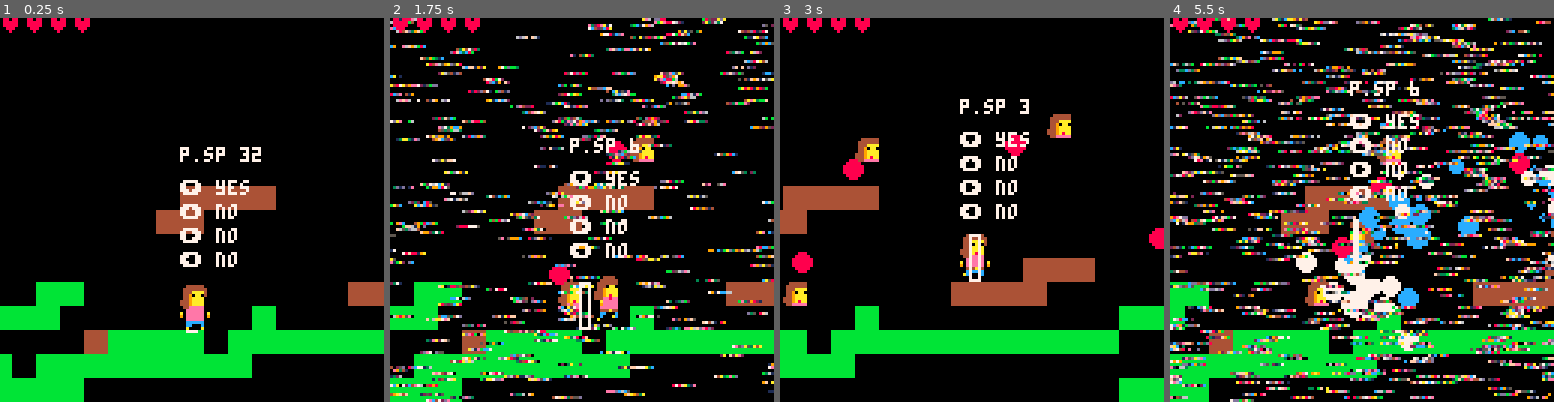
Above: before the commit, frames 1-4 (left to right).
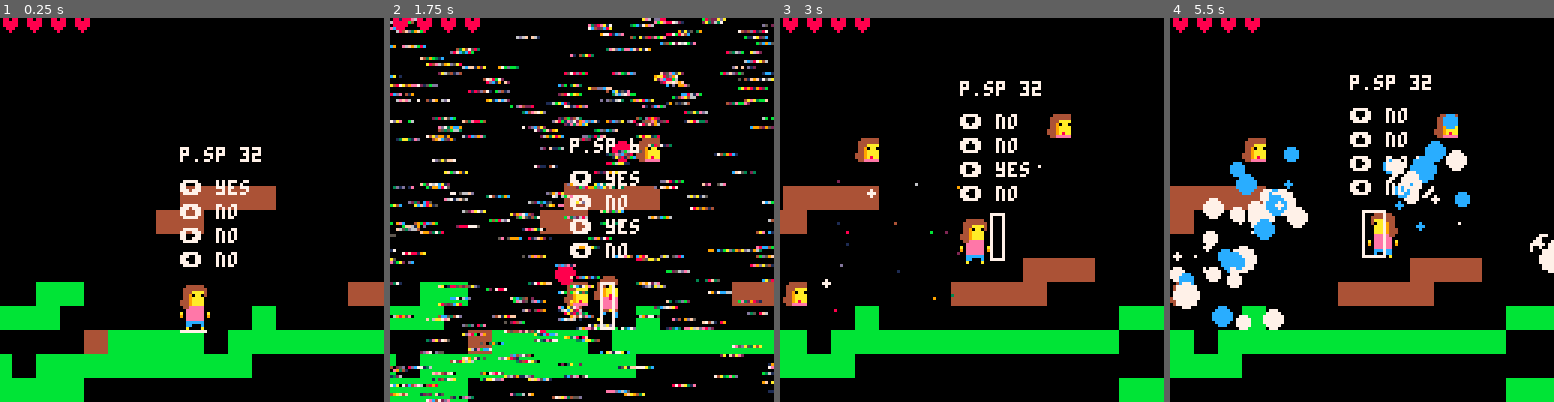
Above: after the commit, the same moments.

Repository: EmilieRobert33/SPOOKJAM
Game: PICO-8 cartridge spookjam.p8
Same seed, same stepped clock (60 frames per second), same inputs: the game is played once before the commit and once after it.
Inputs:
- Up to frame 1 (0.25 s): no input
- Up to frame 2 (1.75 s): tap X (X key) at 0.33, 1.07 s; tap O (Z key) at 0.7, 1.7 s; hold Right from 1.6 s (still down)
- Up to frame 3 (3 s): tap X (X key) at 1.85, 2.97 s; release Right at 2.1 s; tap O (Z key) at 2.1, 2.5, 2.9 s; hold Right from 2.47 s (still down)
- Up to frame 4 (5.5 s): release Right at 3.03 s; hold Left 3.08-3.58 s; tap O (Z key) every 0.4 s from 3.3 to 5.3 s; hold Right 4.02-4.68 s; tap X (X key) at 4.08, 5.2 s; hold Left from 5.08 s (still down)

The runs differ from the first frame. In frame 1, less than 0.1% of the frame differs, in the area x 46-54%, y 81-83%; in frame 2, 2.6%; in frame 3, 4.1%; in frame 4, 43%, in the area x 0-100%, y 0-100%.

Commit message:
check et reglage collision

Diff:
--- a/spookjam.p8
+++ b/spookjam.p8
@@ -77,8 +77,11 @@
 function _draw()
 	cls()
 	map(0,0)
-	spr(p.sp,p.x,p.y,2,2,p.flp)
-
+	if p.dx<0 then
+		spr(p.sp,p.x-8,p.y,2,2,p.flp)
+	else
+		spr(p.sp,p.x,p.y,2,2,p.flp)
+	end
 	--mask 2
 	spr(mask.sp,mask.x,mask.y,2,2)
 
@@ -136,20 +139,20 @@
 	local w=obj.w  local h=obj.h
 
 	if aim=="left" then
-		x1=x-1  y1=y
-		x2=x    y2=y+h-1
+		x1=x+3  y1=y
+		x2=x+10    y2=y+h-1
 
 	elseif aim=="right" then
-		x1=x+w-3  y1=y
-		x2=x+w    y2=y+h-1
+		x1=x+w+2  y1=y
+		x2=x+w+6    y2=y+h-1
 
 	elseif aim=="up" then
-		x1=x+2    y1=y-1
-		x2=x+w-3  y2=y
+		x1=x    y1=y-1
+		x2=x+w  y2=y
 
 	elseif aim=="down" then
-		x1=x+2    y1=y+h
-		x2=x+w-3  y2=y+h
+		x1=x    y1=y+h
+		x2=x+w  y2=y+h
 
 	end
 
@@ -731,10 +734,10 @@
 0000000000000000000000000000000000000000000000000000000000000000000000000000000000000000000000000000000000000000000000000000000000000000000000000000000000000000000000000000000000000000000000000000000000000000000000000000000000000000000000000000000000000000
 0000000000000000404040400000000000000000000000000000000040004040404000000000000000000000000000000000000000000000000000000000000000000000000000000000000000000000000000000000000000000000000000000000000000000000000000000000000000000000000000000000000000000000
 0000000000000040400000000000000000000000000000004040400000000000000000000000000000000000000000000000000000007300000000000000000000000000000000000000000000000000000000000000000000000000000000000000000000000000000000000000000000000000000000000000000000000000
-000000000000000000000000000000000000444500000000002f000000000000000000000000000000000000000000000000000000007300000000000000000000000000000000000000000000000000000000000000000000000000000000000000000000000000000000000000000000000000000000000000000000000000
-0000000070000000000000000000000000444040400061610000000000000000000000616161610000000000006161000000000000000000000000000000000000000000000000000000000000000000000000000000000000000000000000000000000000000000000000000000000000000000000000000000000000000000
-00005050700000002f4747004500004040404000000000000000000071710000000061610000000000000000000000000000000000000000000000000000000000000000000000000000000000000000000000000000000000000000000000000000000000000000000000000000000000000000000000000000000000000000
-50505000700000004f4f44505345000000000000000050505050505050505050505050505050505000000000000000000000000000000000000000000000000000000000000000000000000000000000000000000000000000000000000000000000000000000000000000000000000000000000000000000000000000000000
+000000000000000000000000000000000000444500000000002f000000000000000000000000000000000000000000000000000000007300000050000000000000000000000050000000000000000000000000000000000000000000000000000000000000000000000000000000000000000000000000000000000000000000
+0000000070000000000000000000000000444040400061610000000000000000000000616161610000000000006161000000000000000000000050000000000000000000000050000000000000000000000000000000000000000000000000000000000000000000000000000000000000000000000000000000000000000000
+00005050700000002f4747004500004040404000000000000000000071710000000061610000000000000000000000000000000000000050505050505050505050505050505050500000000000000000000000000000000000000000000000000000000000000000000000000000000000000000000000000000000000000000
+50505000700000004f4f44505345000000000000000050505050505050505050505050505050505000000000000000000000005050505050505050505050500000000000000000000000000000000000000000000000000000000000000000000000000000000000000000000000000000000000000000000000000000000000
 4200004340505050504250505050505050505050505042434343404340434243434000404300434350505050505050505050505050424300000000000000000000000000000000000000000000000000000000000000000000000000000000000000000000000000000000000000000000000000000000000000000000000000
 5000505050505050505050000051000052000051000053005200005150500052000051000053005200005100005350505050500000530000000000000000000000000000000000000000000000000000000000000000000000000000000000000000000000000000000000000000000000000000000000000000000000000000
 5050505000510000520000515300000000005300005250505050505050505000005300005200505050505050505000000053000052000000000000000000000000000000000000000000000000000000000000000000000000000000000000000000000000000000000000000000000000000000000000000000000000000000
